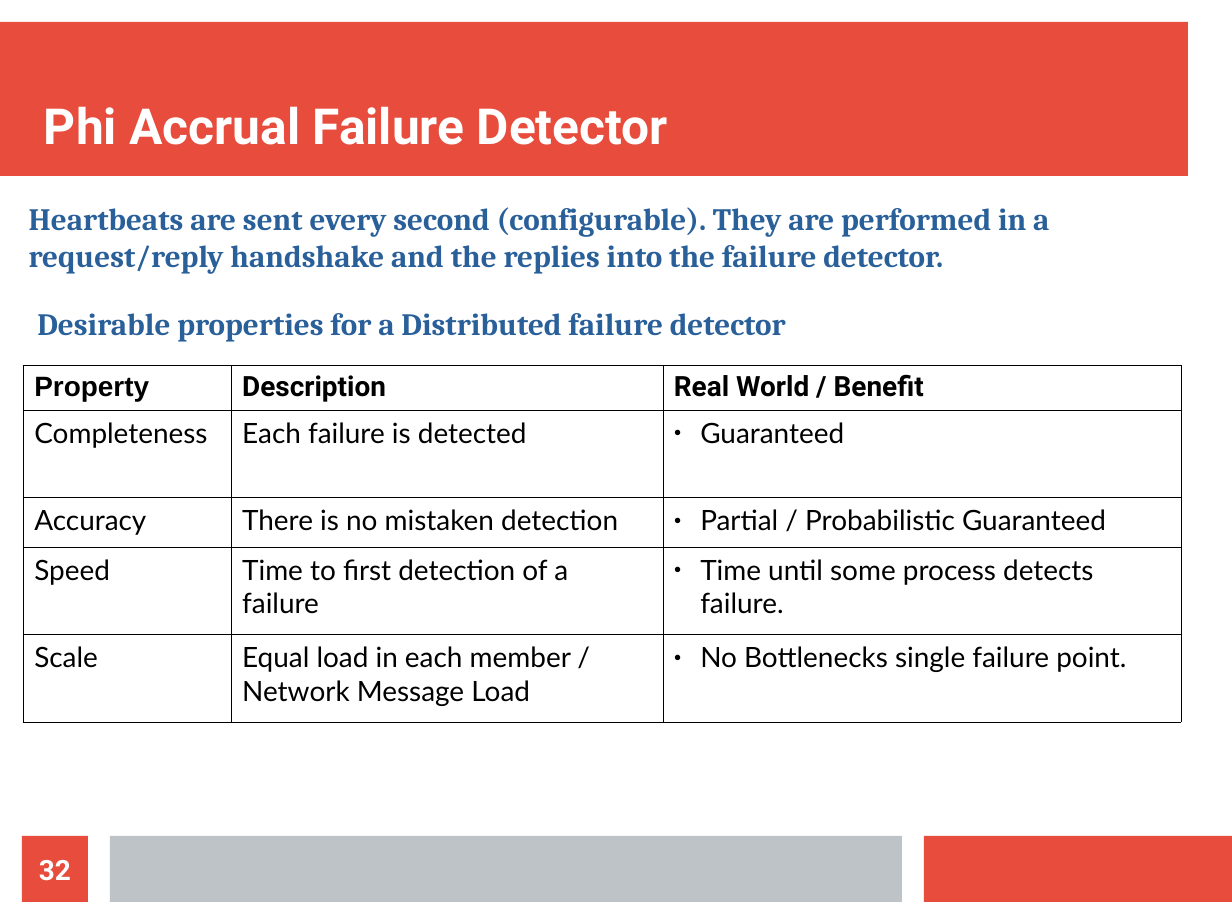
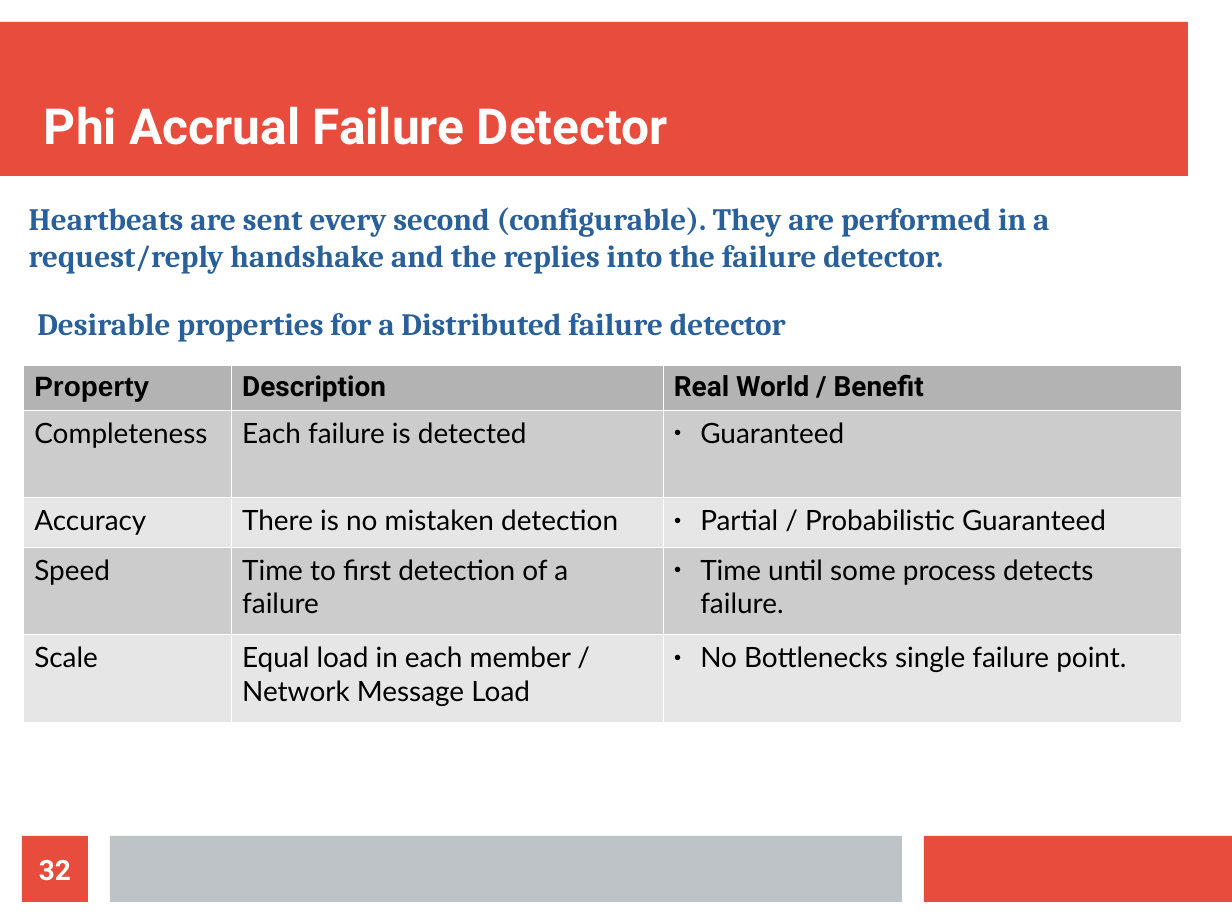
Before and after one commit to bytemania/akka-java-cluster, a slide deck: slide 32 of src/main/resources/res/presentation.odp. Drawn at 1232x924 pixels with LibreOffice and Linux fonts; fonts in the diff are those of the drawing. Boxes give left, top, right and bottom in pixels: in the first picture for what was removed or moved away, otherwise in the second. Text is boxed around its words. In the diff, an @@ line names an element or a change of style, - is before the commit and + after.

```diff
--- a/src/main/resources/res/presentation.odp
+++ b/src/main/resources/res/presentation.odp
@@ table at box(23, 366, 1182, 718) @@
@@ fill none to #B3B3B3 in row 1 @@
@@ fill none to #CCCCCC in 6 cells @@
@@ fill none to #E6E6E6 in 6 cells @@
@@ borders changed @@
```
Also in this commit, not shown: 6 other slides changed, 1 slide added, 1 slide removed, 6 other files.
